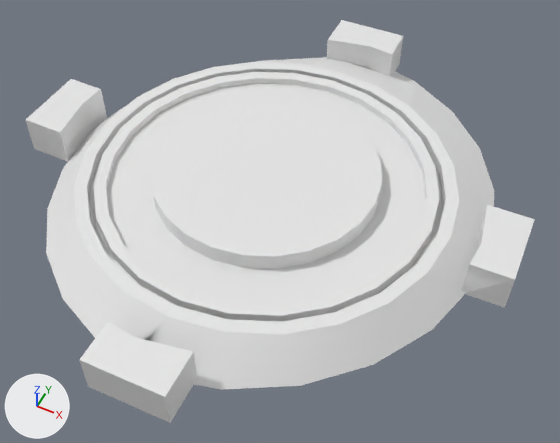
Two versions of the FBX model ShootToThrill/ShootToThrillContent/Modèle/PortailMonstre.fbx, one commit apart.
The view is the same before and after, from a camera (50 mm lens) standing at (0.299, -0.557, 0.654) and looking at (0.037, -0.033, -0.001). Lighting does not change. The marker at lower left points along +X, +Y and +Z. Where no turn or scale is listed for an object, it has been applied to the vertices. Vertices at the same position are counted once.

Objects in the first picture: 'ID10', 'ID30', 'ID48', 'ID56', 'ID64', 'ID70', 'ID76', 'ID82', 'ID88', 'SketchUp'.
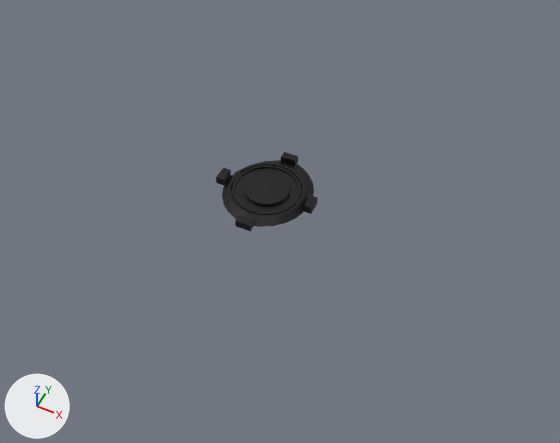
Location of each change, [x1, y1, x2, y2] in pixels of the pictures (560 x 443 px):
'SketchUp', recoloured, reshaped, moved, rescaled (80% narrower, 76% shorter): before [26, 57, 535, 390]; after [216, 152, 318, 231]
'ID82', deleted: before [150, 96, 382, 269]
'ID70', deleted: before [107, 83, 426, 304]
'ID48', deleted: before [93, 72, 440, 322]
'ID10', deleted: before [79, 322, 197, 423]
'ID30', deleted: before [327, 20, 403, 76]
'ID64', deleted: before [87, 69, 446, 221]
'ID76', deleted: before [106, 78, 427, 212]
'ID88', deleted: before [339, 62, 415, 107]
'ID56', deleted: before [89, 160, 444, 293]
'ID94', deleted: before [260, 57, 327, 63]
part 1 of me_id2, added (black): after [231, 152, 302, 231]

Edits to the bpy script that builds the scene:
```text
Change mat_color_m02:
    mat_color_m02.base_color: (0.8, 0.8, 0.8) -> (0.0, 0.0, 0.0)  # white #e7e7e7 -> black #000000
Change mat_color_a08:
    mat_color_a08.base_color: (0.8, 0.8, 0.8) -> (0.0, 0.0, 0.0)  # white #e7e7e7 -> black #000000
Change mat_color_m09:
    mat_color_m09.base_color: (0.8, 0.8, 0.8) -> (0.0, 0.0, 0.0)  # white #e7e7e7 -> black #000000
Change me_id2:
    used by ob_sketchup; location = (0.0164, -0.0083, 0.0084); rotation_euler = (-0.0132, 0.0, 0.0), in degrees (-0.8, 0, 0); scale = (0.0134, 0.0134, 0.0134)
    remove me_id2.from_pydata(...)  # 114 vertices, 182 faces; spans x -22.0..20.9, y -19.3..21.8, z 0.0..3.4
    add me_id2.from_pydata(...)  # 333 vertices, 611 faces; spans x -22.0..20.9, y -22.4..22.5, z 0.0..3.4
    me_id2 part 1
    120 vertices are added at x -15.2..17.9, y -22.4..22.5, z 0.0..3.4
    5 new vertices lie (0.0, 0.0, 3.4) away from vertices in x -3.2..3.3, y -19.2..19.3, z 0.0
    46 new vertices lie (0.0, 0.0, 1.1) away from vertices in x -15.2..14.3, y -14.8..18.5, z 0.0..1.5
    24 new vertices lie (0.0, 0.0, 1.4) away from vertices in x -9.9..9.1, y -9.9..9.1, z 2.0
    24 new vertices lie (0.0, 0.0, 0.6) away from vertices in x -13.6..12.8, y -13.6..12.8, z 2.0
    7 new faces join them, mat_material_ncl1_5 (black #000000)
    5 new faces join them, mat_material_ncl1_4 (black #000000)
    70 new faces join them, mat_color_a08_ncl1_2 (black #000000)
    48 new faces join them, mat_color_a08_ncl1_1 (black #000000)
    48 new faces join them, mat_color_m09_ncl1_1 (black #000000)
    48 new faces join them, mat_color_m02_ncl1_3 (black #000000)
    48 new faces join them, mat_color_m09 (black #000000)
    96 new faces join them, mat_color_a08 (black #000000)
    3 new faces join them, mat_material_ncl1_3 (black #000000)
    12 new faces join them, mat_material_ncl1_2 (black #000000)
    20 new faces join them, mat_color_m02_ncl1_2 (black #000000)
    1 new face joins them, mat_material_ncl1_1 (black #000000)
    3 new faces join them, mat_material (black #000000)
    20 new faces join them, mat_color_m02_ncl1_1 (black #000000)
    add me_id2.materials.append(mat_color_a08)  # black #000000
    add me_id2.materials.append(mat_color_a08_ncl1_1)  # black #000000
    add me_id2.materials.append(mat_color_a08_ncl1_2)  # black #000000
    add me_id2.materials.append(mat_color_m02_ncl1_1)  # black #000000
    add me_id2.materials.append(mat_color_m02_ncl1_2)  # black #000000
    add me_id2.materials.append(mat_color_m02_ncl1_3)  # black #000000
    add me_id2.materials.append(mat_color_m09)  # black #000000
    add me_id2.materials.append(mat_color_m09_ncl1_1)  # black #000000
    add me_id2.materials.append(mat_material)  # white #e7e7e7
    add me_id2.materials.append(mat_material_ncl1_1)  # black #000000
    add me_id2.materials.append(mat_material_ncl1_2)  # black #000000
    add me_id2.materials.append(mat_material_ncl1_3)  # black #000000
    add me_id2.materials.append(mat_material_ncl1_4)  # black #000000
    add me_id2.materials.append(mat_material_ncl1_5)  # black #000000
Remove ob_id10:
    ob_id10 = bpy.data.objects.new('ID10', me_id10)
Remove ob_id30:
    ob_id30 = bpy.data.objects.new('ID30', me_id30)
Remove ob_id64:
    ob_id64 = bpy.data.objects.new('ID64', me_id64)
Remove ob_id82:
    ob_id82 = bpy.data.objects.new('ID82', me_id82)
Remove ob_id70:
    ob_id70 = bpy.data.objects.new('ID70', me_id70)
Remove ob_id76:
    ob_id76 = bpy.data.objects.new('ID76', me_id76)
Remove ob_id94:
    ob_id94 = bpy.data.objects.new('ID94', me_id94)
Change ob_sketchup:
    ob_sketchup.location: (0.0164, -0.0083, 0.0084) -> (0.0064, -0.0033, 0.0033)
    ob_sketchup.scale: (0.0134, 0.0134, 0.0134) -> (0.0028, 0.0028, 0.0028)
Remove ob_id48:
    ob_id48 = bpy.data.objects.new('ID48', me_id48)
Remove ob_id88:
    ob_id88 = bpy.data.objects.new('ID88', me_id88)
Remove ob_id56:
    ob_id56 = bpy.data.objects.new('ID56', me_id56)
```
